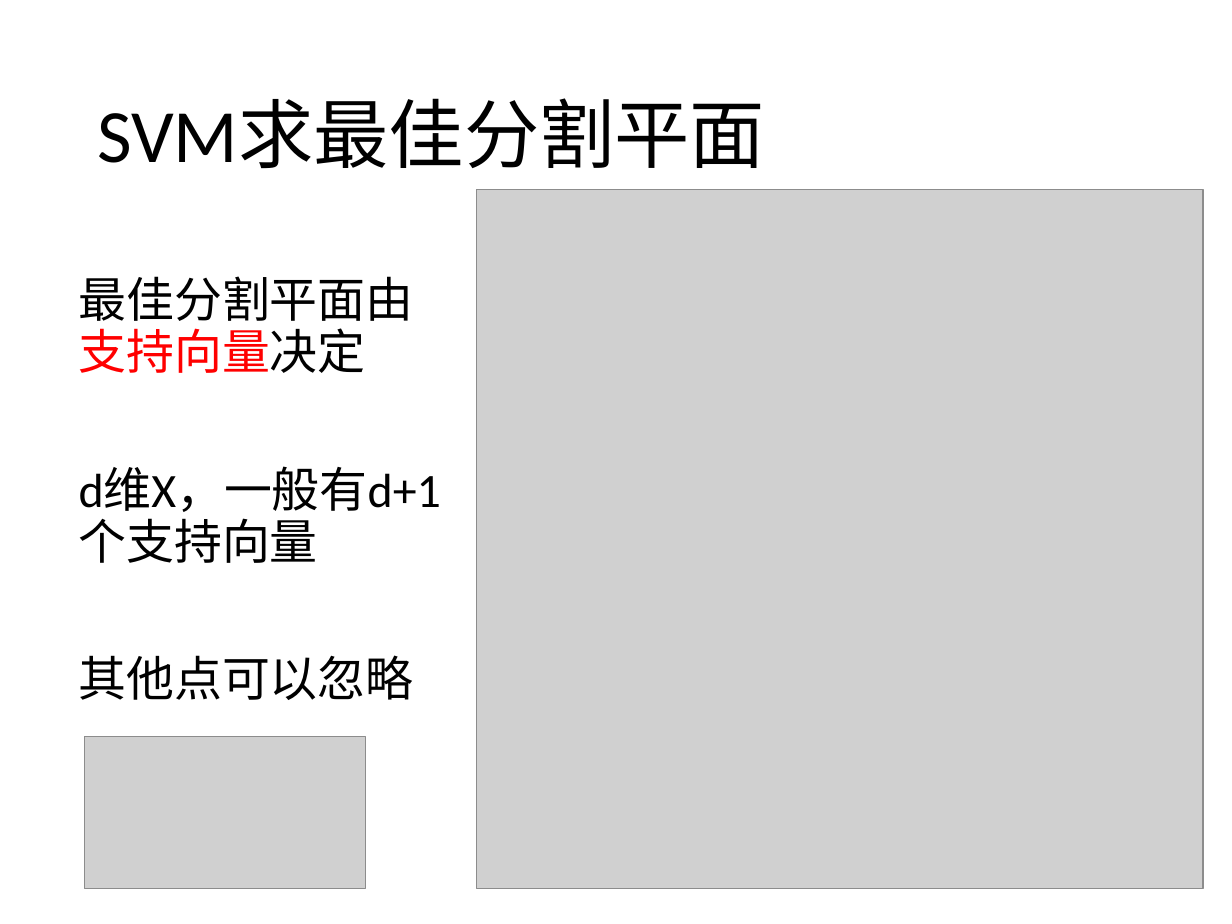
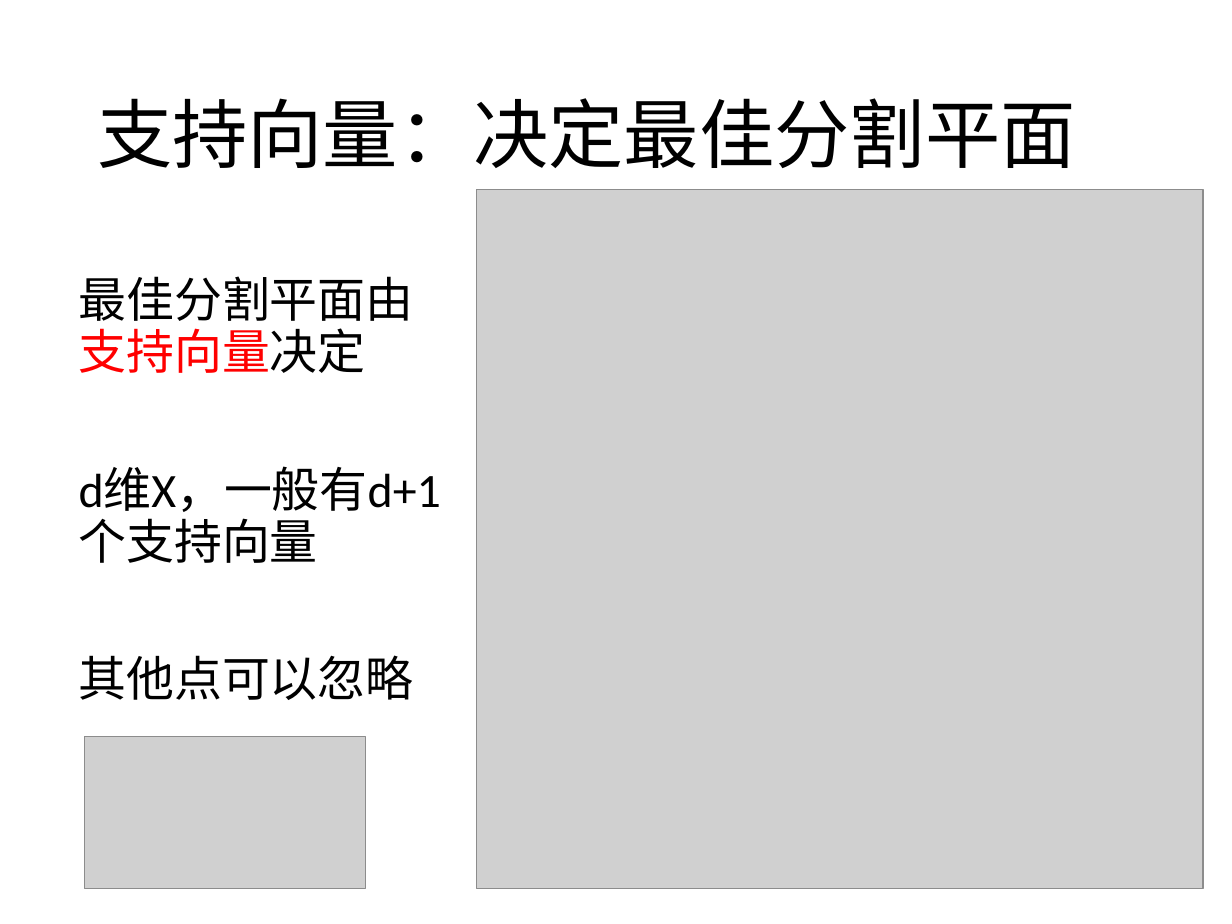
Before and after one commit to yishuai/bigalgo, a slide deck: slide 5 of ppt/10-svm-model.pptx. Drawn at 1232x924 pixels with LibreOffice and Linux fonts; fonts in the diff are those of the drawing; grey boxes stand for pictures. Boxes give left, top, right and bottom in pixels: in the first picture for what was removed or moved away, otherwise in the second. Text is boxed around its words. In the diff, an @@ line names an element or a change of style, - is before the commit and + after.

```diff
--- a/ppt/10-svm-model.pptx
+++ b/ppt/10-svm-model.pptx
@@ title at bbox=[97, 98, 1076, 168]: text changed @@
-SVM求最佳分割平面
+支持向量：决定最佳分割平面
```
Also in this commit, not shown: 6 other slides changed, 8 other files.
